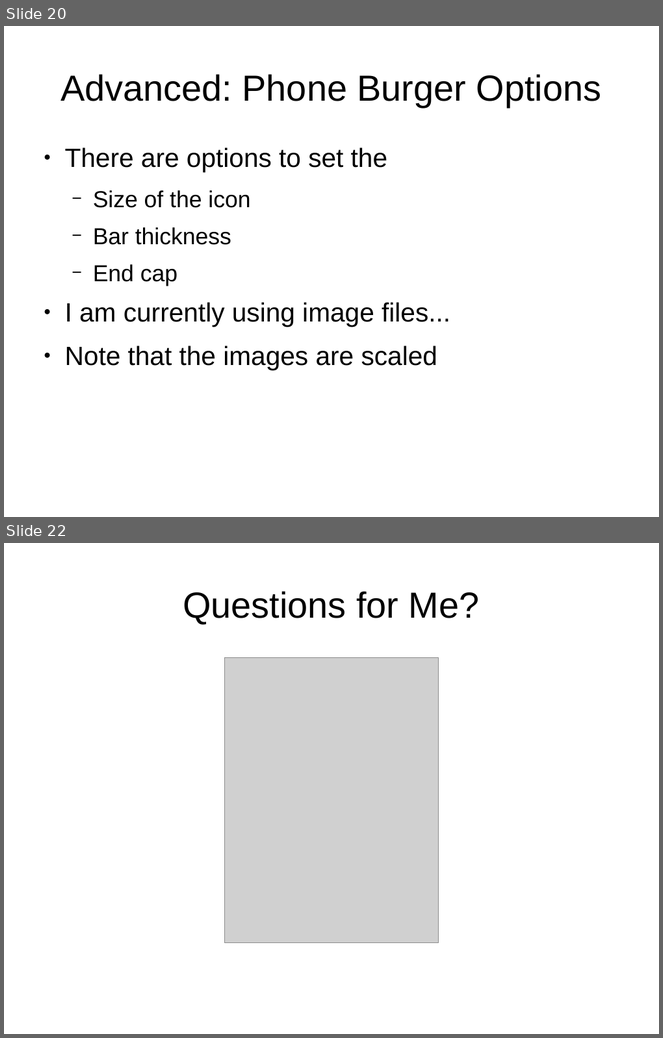
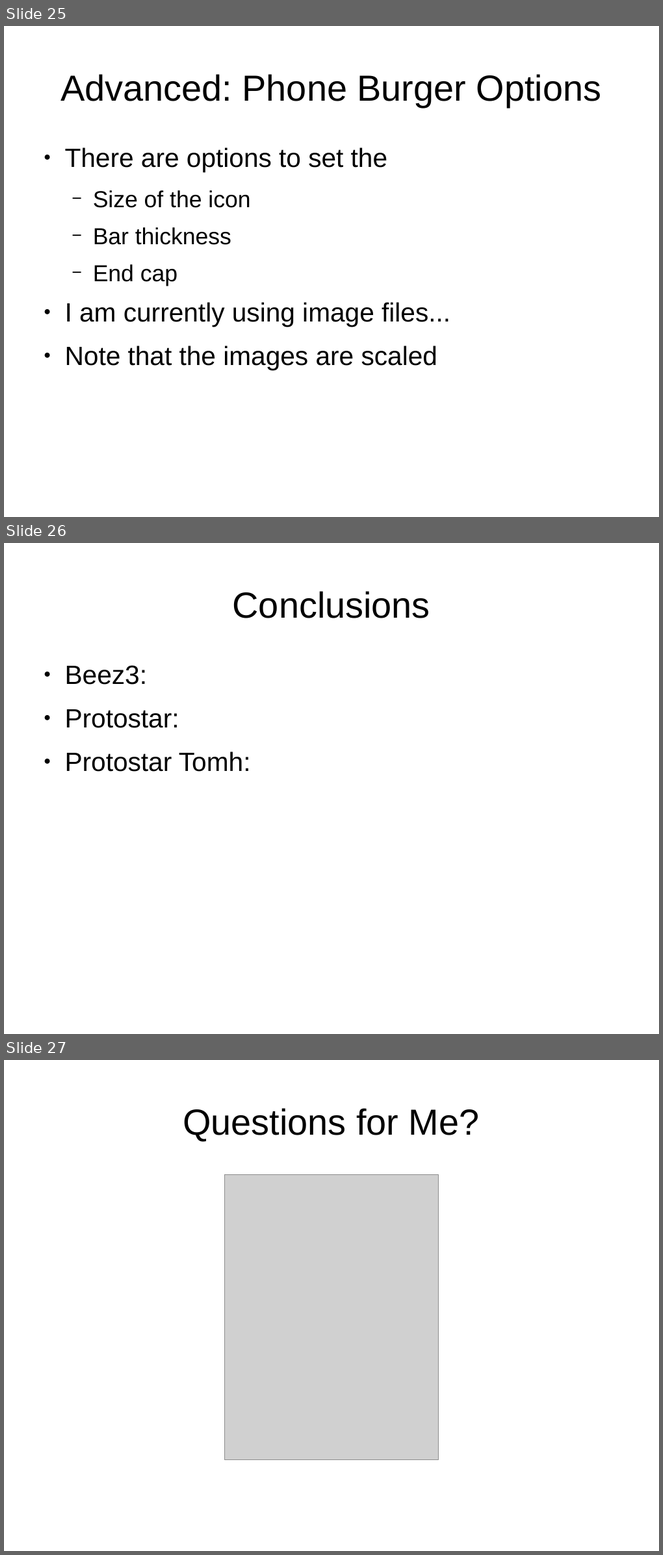
Before and after one commit to tomwhartung/jmws_accoutrements, a slide deck: presentations/2015_09-Joomla/Device_Detection-In_Protostar_and_Beez3.odp. Shown one above the other, each under a label of ours: slides 20 and 22 before the commit, slides 25, 26 and 27 after it; the slides between them are not shown. The pictures are 663x1038 and 663x1555 pixels, drawn with LibreOffice and Linux fonts; fonts in the diff are those of the drawing; grey boxes stand for pictures. Boxes give left, top, right and bottom in pixels: in the first picture for what was removed or moved away, otherwise in the second. Text is boxed around its words. In the diff, an @@ line names an element or a change of style, - is before the commit and + after.

```diff
--- a/presentations/2015_09-Joomla/Device_Detection-In_Protostar_and_Beez3.odp
+++ b/presentations/2015_09-Joomla/Device_Detection-In_Protostar_and_Beez3.odp
@@ slide 26 added at bbox=[4, 543, 659, 1034], background #FFFFFF @@
@@ title added at bbox=[233, 591, 430, 618], 44 pt, text #000000 @@
+Conclusions
@@ text added at bbox=[65, 665, 251, 772], 32 pt, text #000000 @@
+● Beez3:
+● Protostar:
+● Protostar Tomh:
@@ what was slide 20 is now slide 25 @@
@@ what was slide 22 is now slide 27 @@
```
Also in this commit, not shown: 3 slides changed, 5 other slides added, 1 slide removed.
